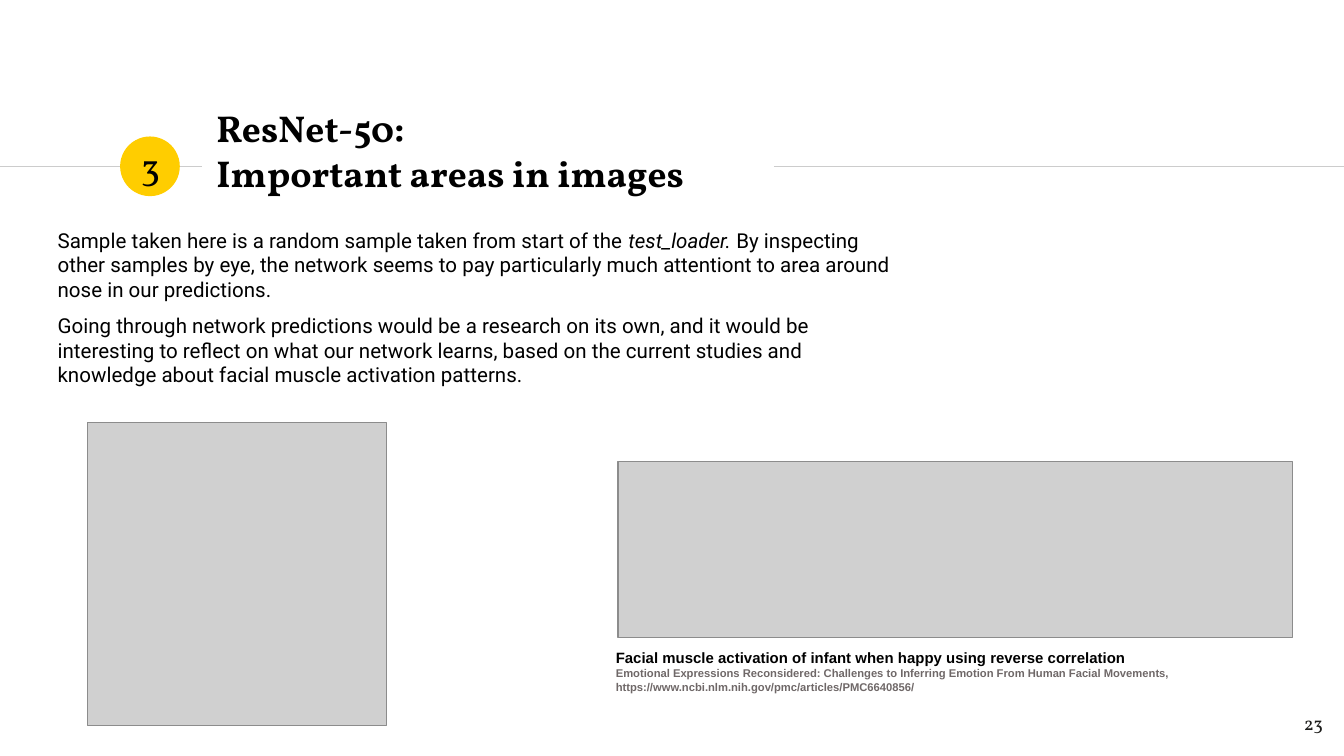
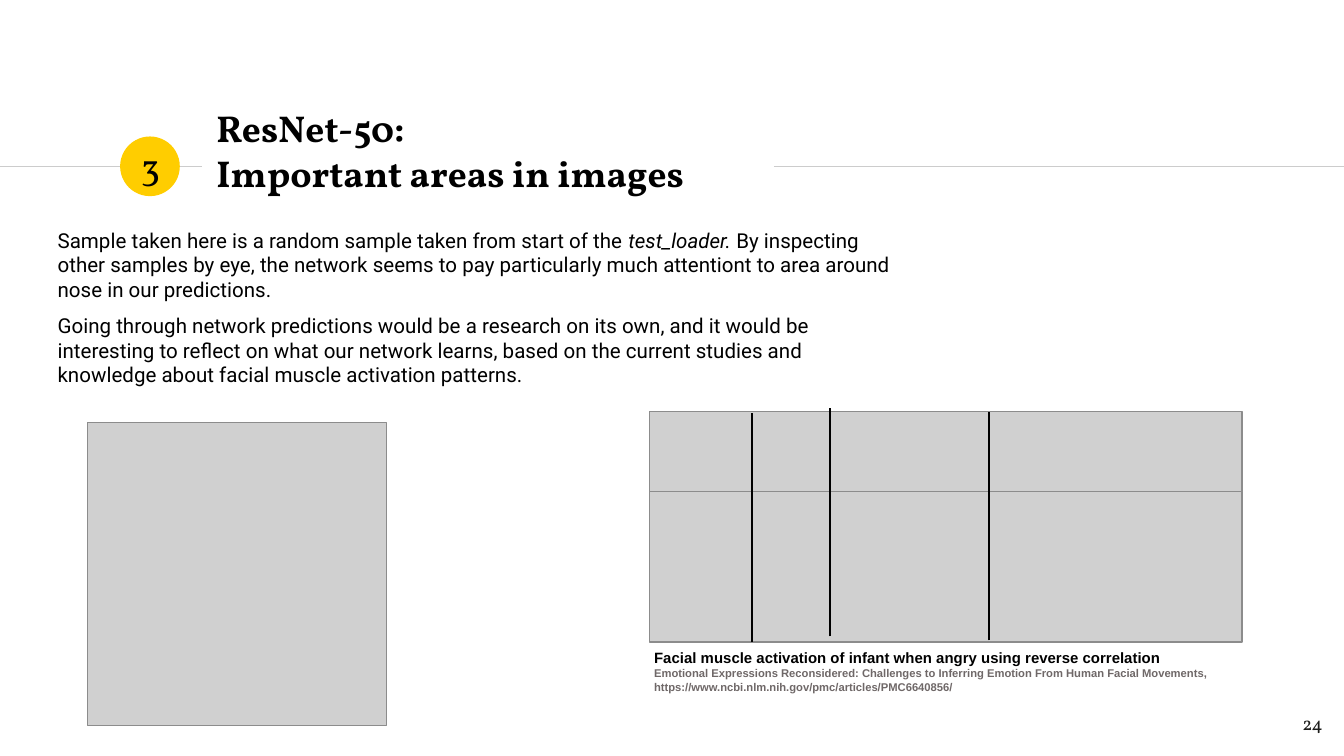
Before and after one commit to TeemuSo/Loop-Q-prize, a slide deck: slide 24 of reports/Sormunen, Teemu_Overview.pptx (slide 23 before the commit). Drawn at 1344x756 pixels with LibreOffice and Linux fonts; fonts in the diff are those of the drawing; grey boxes stand for pictures. Boxes give left, top, right and bottom in pixels: in the first picture for what was removed or moved away, otherwise in the second. Text is boxed around its words. In the diff, an @@ line names an element or a change of style, - is before the commit and + after.

```diff
--- a/reports/Sormunen, Teemu_Overview.pptx
+++ b/reports/Sormunen, Teemu_Overview.pptx
@@ group added at (649,407,1242,642): 3 lines, 1 picture @@
@@ picture: place and size @@
-picture at (618,461,1293,637)
+picture at (649,492,1242,642)
@@ text "Facial muscle activation of infant ...": place and size @@
-text "Facial muscle activation of infant ..." at (616,652,1169,694)
+text "Facial muscle activation of infant ..." at (654,652,1207,694)
@@ text at (654,652,1160,666): text changed @@
-Facial muscle activation of infant when happy using reverse correlation
+Facial muscle activation of infant when angry using reverse correlation
@@ page number at (1302,720,1323,733): text changed @@
-23
+24
```
Also in this commit, not shown: 16 other slides changed, 1 slide added.
